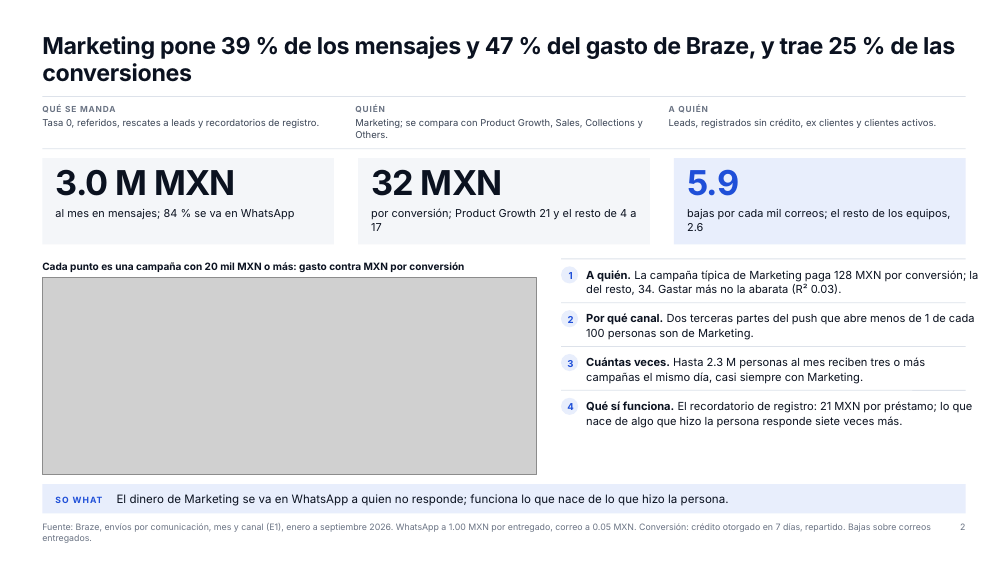
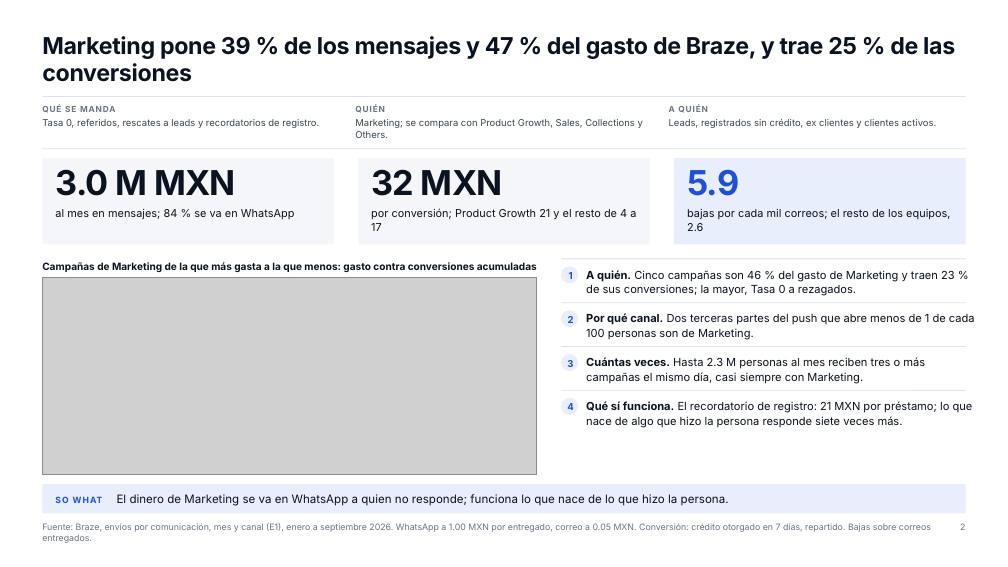
Before and after one commit to dvillasisr-lab/claude, a slide deck: slide 2 of braze-analysis/deck/v6/marketing/DECK_marketing.pptx. Drawn at 1008x567 pixels with LibreOffice and Linux fonts; fonts in the diff are those of the drawing; grey boxes stand for pictures. Boxes give left, top, right and bottom in pixels: in the first picture for what was removed or moved away, otherwise in the second. Text is boxed around its words. In the diff, an @@ line names an element or a change of style, - is before the commit and + after.

```diff
--- a/braze-analysis/deck/v6/marketing/DECK_marketing.pptx
+++ b/braze-analysis/deck/v6/marketing/DECK_marketing.pptx
@@ text at [42, 262, 537, 272]: text changed @@
-Cada punto es una campaña con 20 mil MXN o más: gasto contra MXN por conversión
+Campañas de Marketing de la que más gasta a la que menos: gasto contra conversiones acumuladas
@@ text at [586, 270, 955, 296]: text changed @@
-A quién. La campaña típica de Marketing paga 128 MXN por conversión; la del resto, 34. Gastar más no la abarata (R² 0.03).
+A quién. Cinco campañas son 46 % del gasto de Marketing y traen 23 % de sus conversiones; la mayor, Tasa 0 a rezagados.
```
Also in this commit, not shown: 2 other slides changed, 6 other files.
